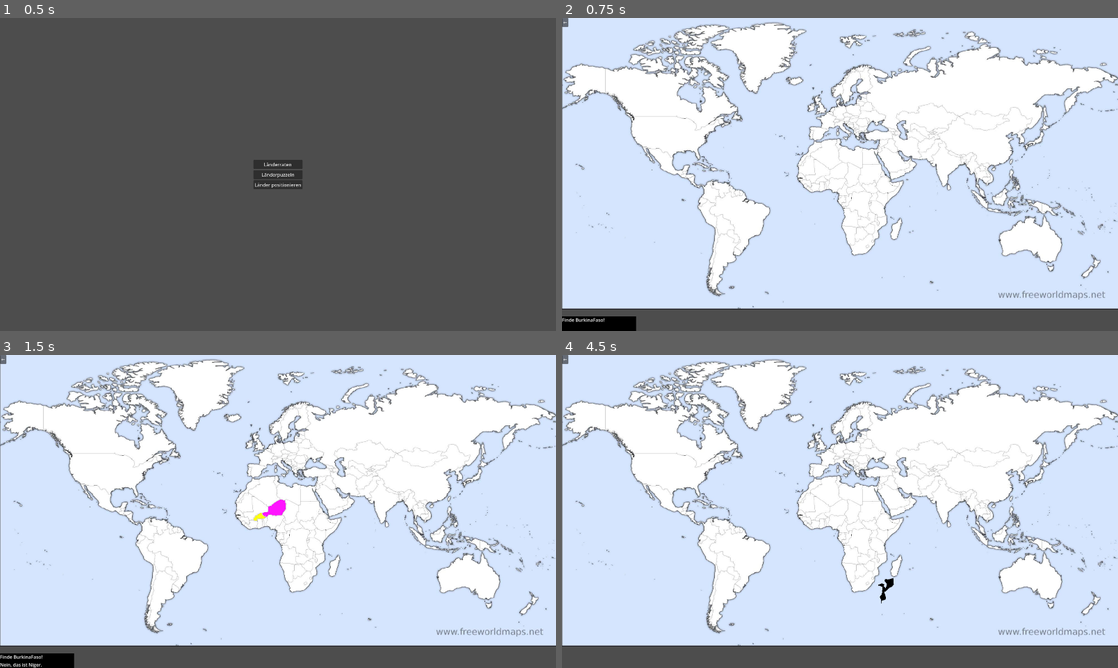
Above: before the commit, frames 1-4 (two rows, left to right).
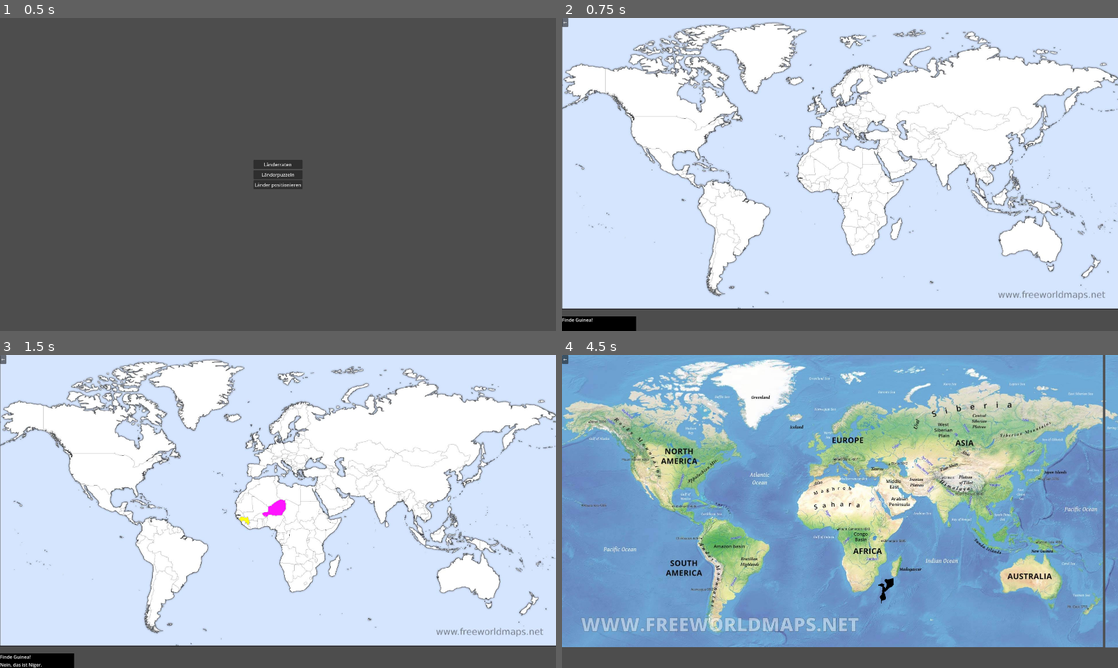
Above: after the commit, the same moments.

Repository: Anomasie/Atlas
Game: Godot game, scene res://szenen/GAME.tscn
Same seed, same stepped clock (60 frames per second), same inputs: the game is played once before the commit and once after it.
Inputs (mouse positions are in pixels of both pictures, inside the frame that each line leads up to):
- Up to frame 1 (0.5 s): no input
- Up to frame 2 (0.75 s): click "Länderraten" at 0.5 s
- Up to frame 3 (1.5 s): click (278, 511) at 1.25 s
- Up to frame 4 (4.5 s): click "←" at 2 s; click "Länderpuzzeln" at 2.75 s; click "←" at 3.5 s; click "Länder positionieren" at 4.25 s

Frame 1 is identical in both runs. In frame 2, less than 0.1% of the frame differs, in the area x 2-8%, y 95-98%; in frame 3, 0.1%; in frame 4, 91%, in the area x 0-100%, y 0-94%.

Commit message:
added Länder.csv with important information

Diff:
--- /dev/null
+++ b/karten/Länder.csv
@@ -0,0 +1,55 @@
+Key;German;Neighbors
+Aegypten;Ägypten;Libyen,Palestina,Israel,Jordan,Sudan
+Aequatorialguinea;Äquatorialguinea;Gabun,Kamerun,SaoTomeUndPrincipe
+Algerien;Algerien;Tunesien,Libyen,Niger,Mali,Mauretanien,Marokko
+Angola;Angola;DemokratischeRepubklikKongo,Kongo,Sambia,Namibia
+Benin;Benin;Nigeria,Niger,BurkinaFaso,Togo
+Botswana;Botswana;Namibia,Simbabwe,Suedafrika
+Burundi;Burundi;DemokratischeRepubklikKongoRuanda,Tansania
+BurkinaFaso;Burkina Faso;Benin,Togo,Ghana,Elfenbeinkueste,Mali,Niger
+DemokratischeRepubklikKongo;Demokratische Repubklik Kongo;Suedsudan,Uganda,Ruanda,Tansania,ZentralafrikanischeRepublik,Kongo,Angola,Sambia,Burundi
+Dschibuti;Dschibuti;Eritrea,Aethiopien,Somaliland
+Elfenbeinkueste;Elfenbeinküste;Ghana,BurkinaFaso,Mali,Guinea,Liberia
+Eritrea;Eritrea;Dschibuti,Aethiopien,Sudan
+Eswatini;Eswatini;Suedafrika,Mosambik
+Gabun;Gabun;Aequatorialguinea,SaoTomeUndPrincipe,Kongo,Kamerun
+Gambien;Gambien;Senegal
+Ghana;Ghana;Togo,BurkinaFaso,Elfenbeinkueste
+Guinea;Guinea;Mali,Guinea-Bissau,Senegal,SierraLeone,Liberia,Elfenbeinkueste
+Guinea-Bissau;Guinea-Bissau;Guinea,Senegal
+Kamerun;Kamerun;ZentralafrikanischeRepublik,Tschad,Nigeria,Gabun,Kongo,Aequatorialguinea,SaoTomeUndPrincipe
+Kenia;Kenia;Somalia,Aethiopien,Suedsudan,Uganda,Tansania
+Kongo;Kongo;DemokratischeRepubklikKongo,ZentralafrikanischeRepublik,Kamerun,Gabun,Angola
+Lesotho;Lesotho;Suedafrika
+Liberia;Liberia;Elfenbeinkueste,Guinea,SierraLeone
+Libyen;Libyen;Algerien,Tunesien,Aegypten,Sudan,Tschad,Niger
+Madagaskar;Madagaskar;Mauritius,Seychellen
+Mali;Mali;Algerien,Mauretanien,Niger,Senegal,Guinea,Elfenbeinkueste,BurkinaFaso
+Marokko;Marokko;WestSahara,Algerien,Mauretanien
+Mauretanien;Mauretanien;Mali,Algerien,Westsahara,Senegal,Mali
+Mauritius;Mauritius;Madagaskar,Seychellen
+Mosambik;Mosambik;Tansania,Malawi,Sambia,Simbabwe,Suedafrika,Eswatini
+Namibia;Namibia;Angola,Botswana,Sambia,Suedafrika
+Niger;Niger;Libyen,Tschad,Nigeria,Benin,BurkinaFaso,Mali,Algerien
+Nigeria;Nigeria;Kamerun,Tschad,Niger,Benin
+Ruanda;Ruanda;DemokratischeRepubklikKongo,Burundi,Uganda,Tansania
+Sambia;Sambia;DemokratischeRepubklikKongoAngola,Namibia,Simbabwe,Mosambik,Malawi,Tansania
+Senegal;Senegal;Gambien,Mauretanien,Mali,Guinea,Guinea-Bissau
+Seychellen;Seychellen;Madagaskar,Mauritius
+SierraLeone;Sierra Leone;Liberia,Guinea
+Simbabwe;Simbabwe;Sambia,Botswana,Suedafrika,Mosambik
+Somalia;Somalia;Somaliland,Aethiopien,Kenia
+Somaliland;Somaliland;Somalia,Aethiopien,Dschibuti
+Sudan;Sudan;Aegypten,Libyen,Tschad,ZentralafrikanischeRepublik,Suedsudan,Eritrea,Aethiopien
+Suedafrika;Südafrika;Lesotho,Eswatini,Mosambik,Namibia,Botswana,Simbabwe
+Suedsudan;Suedsudan;Sudan,Aethiopien,Kenia,Uganda,ZentralafrikanischeRepublik,DemokratischeRepublikKongo
+Tansania;Tansania;DemokratischeRepubklikKongo,Kenia,Ruanda,Burundi,Sambia,Malawi,Mosambik
+Togo;Togo;Benin,BurkinaFaso,Ghana
+Tschad;Tschad;ZentralafrikanischeRepublik,Sudan,Libyen,Niger,Nigeria,Kamerun
+Tunesien;Tunesien;Algerien,Libyen
+Uganda;Uganda;DemokratischeRepubklikKongo,Suedsudan,Kenia,Ruanda
+Westsahara;Westsahara;Marokko,Mauretanien
+ZentralafrikanischeRepublik;Zentralafrikanische Republik;DemokratischeRepubklikKongo, Suedsudan,Tschad,Sudan,Kamerun,Kongo
+KapVerde;Kap Verde;
+Komoren;Komoren;Madagaskar,Tansania,Mosambik
+Malawi;Malawi;Tansania,Mosambik,Sambia
--- a/szenen/Global.gd
+++ b/szenen/Global.gd
@@ -1,4 +1,23 @@
 extends Node
+
+var countries : Dictionary = {}
+
+func _ready() -> void:
+	load_country_list()
+
+func load_country_list() -> void:
+	var file = FileAccess.open("res://karten/Länder.csv", FileAccess.READ)
+	var file_text : PackedStringArray = file.get_as_text().split("\n", false)
+	var keys = file_text[0].split(";")
+	file_text.remove_at(0)
+	for row in file_text:
+		var row_split = row.split(";", true)
+		countries[row_split[0]] = {}
+		for i in range(1,len(keys)):
+			if keys[i] != "Neighbors":
+				countries[row_split[0]][keys[i]] = row_split[i]
+			else:
+				countries[row_split[0]][keys[i]] = row_split[i].split(",")
 
 func wait(wait_time: float = 1.0) -> void:
 	if wait_time > 0:
--- a/szenen/Länderplatzieren/Länderplatzieren.tscn
+++ b/szenen/Länderplatzieren/Länderplatzieren.tscn
@@ -1,7 +1,7 @@
 [gd_scene format=3 uid="uid://dbprghoatsitx"]
 
-[ext_resource type="Texture2D" uid="uid://d238ukxiv5cgk" path="res://karten/Drüberlegen/EigentlicheKarte-Politisch-3.png" id="1_4quxq"]
 [ext_resource type="Script" uid="uid://bw5we61celoo3" path="res://szenen/Länderplatzieren/Länderplatzieren.gd" id="1_28rs3"]
+[ext_resource type="Texture2D" uid="uid://c8255ra8s1ry3" path="res://karten/Drüberlegen/EigentlicheKarte-Physisch-2.png" id="2_28rs3"]
 
 [node name="Länderplatzieren" type="Control" unique_id=857194381]
 layout_mode = 3
@@ -16,7 +16,7 @@
 layout_mode = 0
 offset_right = 40.0
 offset_bottom = 40.0
-texture = ExtResource("1_4quxq")
+texture = ExtResource("2_28rs3")
 
 [node name="AllSprites" type="Node2D" parent="." unique_id=1119369162]
 
--- a/szenen/Länderraten/Länderraten.gd
+++ b/szenen/Länderraten/Länderraten.gd
@@ -6,7 +6,6 @@
 const NO_START_COUNTRIES : int = 3
 const RIGHT_COLOR : Color = Color.BLUE
 const WRONG_COLOR : Color = Color.GREEN
-var country_list : Array = []
 
 @onready var Aufgabe = $Top/Control/Results/Lines/Aufgabe
 @onready var Angeklickt = $Top/Control/Results/Lines/Angeklickt
@@ -19,7 +18,6 @@
 	OKButton.hide()
 	Angeklickt.text = ""
 	Aufgabe.text = ""
-	load_country_list()
 	run_game()
 
 func open() -> void:
@@ -42,20 +40,11 @@
 			minimum_args.append(key)
 	return minimum_args
 
-func load_country_list() -> void:
-	var dir = DirAccess.open("res://karten/weltkarte")
-	var file_names = dir.get_files()
-	for item in file_names:
-		if item.ends_with(".png"):
-			var poss_name : String = item.split("-")[1]
-			if poss_name:
-				country_list.append(poss_name)
-
 func run_game() -> void:
 	# choose start countries
 	var current_countries : Dictionary = {}
 	while len(current_countries.keys()) < NO_START_COUNTRIES:
-		var next_country : String = country_list.pick_random()
+		var next_country : String = Global.countries.keys().pick_random()
 		if not next_country in current_countries.keys():
 			current_countries[next_country] = -1
 
@@ -64,7 +53,7 @@
 	while continue_game:
 		##### CHOOSE GOAL
 		# erase last country
-		var choose_out_of : Array = country_list
+		var choose_out_of : Array = Global.countries.keys()
 		choose_out_of.erase(last_goal)
 		choose_out_of.erase(last_choice)
 		# pick next goal
@@ -99,7 +88,7 @@
 			else:
 				current_countries[choice] -= 1
 			# add a similar sounding coutnry to current_countries
-			var similar_one : String = similar_sounding_countries(country_list, goal).pick_random()
+			var similar_one : String = similar_sounding_countries(Global.countries.keys(), goal).pick_random()
 			if similar_one and not similar_one in current_countries.keys():
 				current_countries[similar_one] = -1
 		await self_ok()
Not shown, added: karten/Länder.csv.import
Binary file changed: karten/weltkarte/Weltkarte.aseprite
